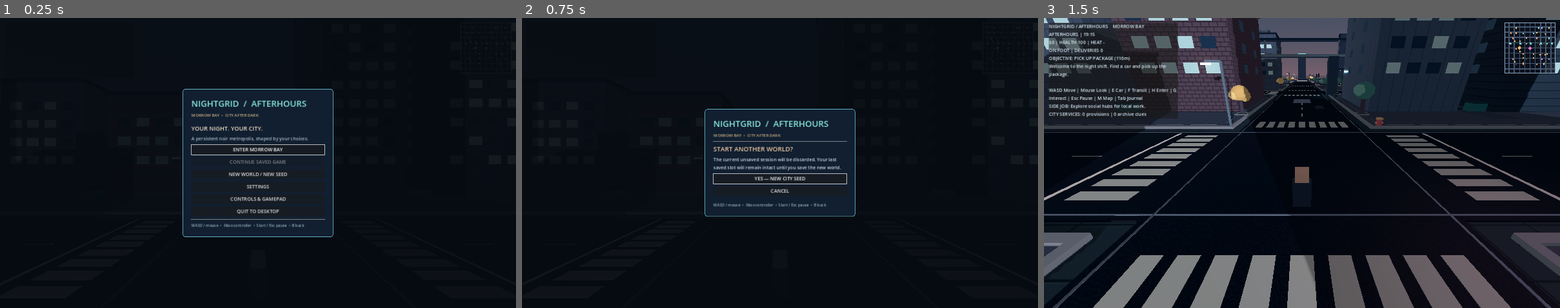
Above: before the commit, frames 1-3 (left to right).
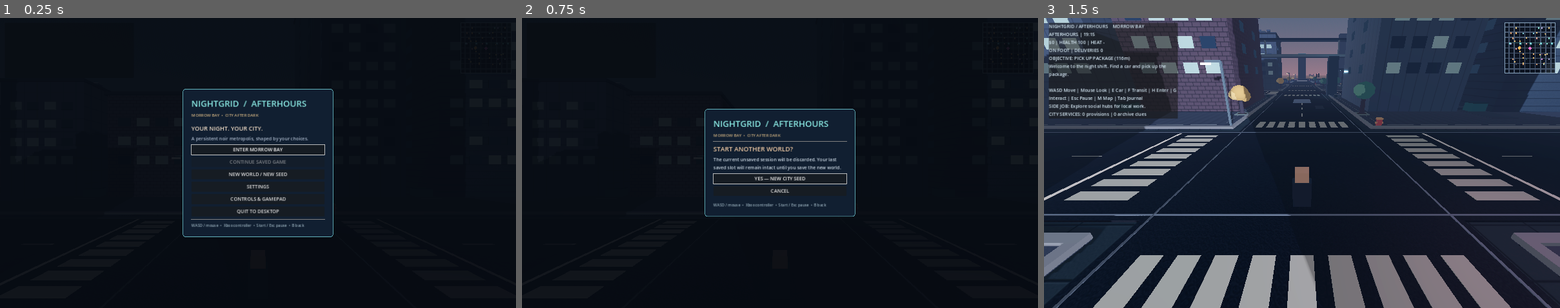
Above: after the commit, the same moments.

Repository: ProhibitedTV/NightGrid-Afterhours
Game: Godot game, scene res://scenes/main.tscn
The game is run twice, just before and just after one commit, with the same random seed, the same clock (stepped at 60 frames per second) and the same inputs.
Inputs:
- Up to frame 1 (0.25 s): no input
- Up to frame 2 (0.75 s): click "NEW WORLD / NEW SEED" at 0.5 s
- Up to frame 3 (1.5 s): click "YES — NEW CITY SEED" at 1.25 s

The runs differ from the first frame. In frame 3, 42% of the frame differs, in the area x 0-100%, y 0-100%.

Commit message:
Bring filmic tonemapping, contact AO and distance haze to every district

Diff:
--- a/scripts/world.gd
+++ b/scripts/world.gd
@@ -169,6 +169,8 @@
 		AudioServer.set_bus_volume_db(bus_index, linear_to_db(maxf(0.001, float(options.get("master_volume", 0.8)))))
 	world_environment.environment.ssr_enabled = bool(options.get("ssr_enabled", true))
 	world_environment.environment.glow_enabled = bool(options.get("glow_enabled", true))
+	world_environment.environment.ssao_enabled = bool(options.get("ao_enabled", true))
+	world_environment.environment.fog_enabled = bool(options.get("fog_enabled", true))
 	performance_overlay = bool(options.get("show_fps", false))
 	performance_label.visible = performance_overlay
 	if DisplayServer.get_name() != "headless":
@@ -470,15 +472,25 @@
 	environment.ambient_light_source = Environment.AMBIENT_SOURCE_COLOR
 	environment.ambient_light_color = Color("8194c4")
 	environment.ambient_light_energy = 0.65
-	# RTX 3060 baseline: Forward+ SSR on selected wet materials, bloom for emissive lights.
-	# No SDFGI, volumetric fog, ray tracing, or shadow-casting local lights.
+	# Forward+ baseline: physically inspired PBR, contact occlusion, atmospheric depth.
+	# Keep SDFGI, volumetric fog and shadow-casting local lights OFF for performance.
 	environment.ssr_enabled = true
 	environment.ssr_max_steps = 24
 	environment.ssr_fade_out = 1.4
 	environment.glow_enabled = true
-	environment.glow_intensity = 0.58
-	environment.ssao_enabled = false
+	environment.glow_intensity = 0.46
+	environment.glow_hdr_threshold = 1.15
+	environment.tonemap_mode = Environment.TONE_MAPPER_FILMIC
+	environment.ssao_enabled = true
+	environment.ssao_radius = 1.85
+	environment.ssao_intensity = 0.95
+	environment.ssao_power = 1.25
 	environment.ssil_enabled = false
+	environment.fog_enabled = true
+	environment.fog_mode = Environment.FOG_MODE_EXPONENTIAL
+	environment.fog_density = 0.0085
+	environment.fog_light_color = Color("2b354b")
+	environment.fog_sky_affect = 0.35
 	world_environment.environment = environment
 	add_child(world_environment)
 	sun_light = DirectionalLight3D.new()
